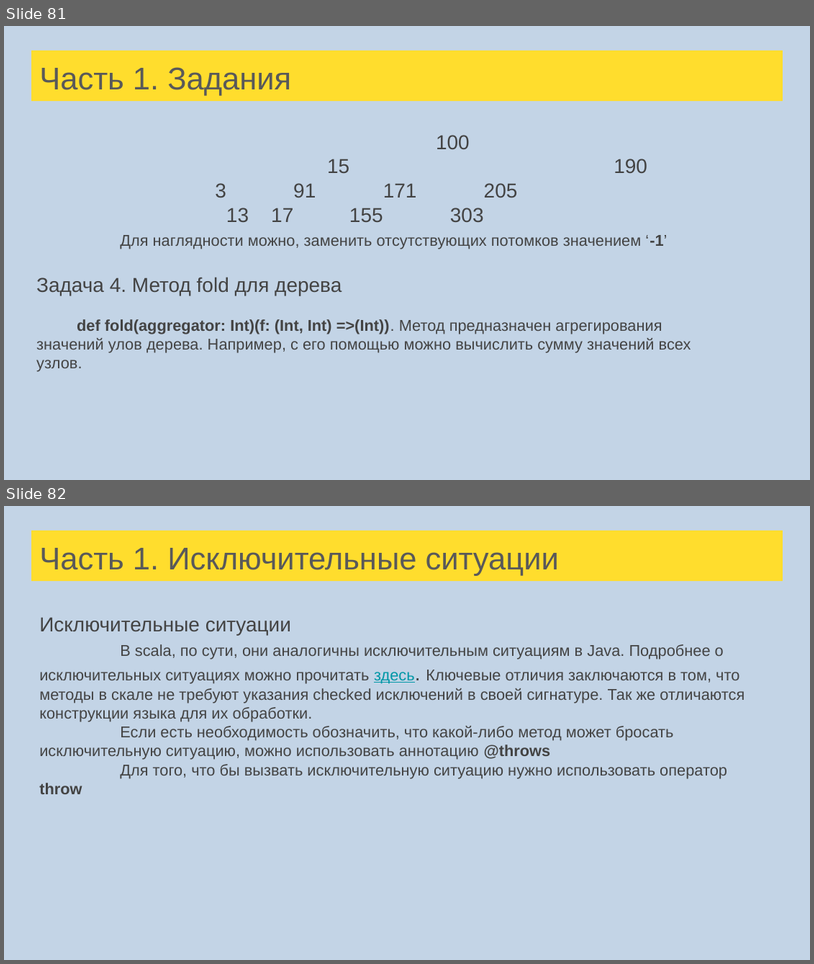
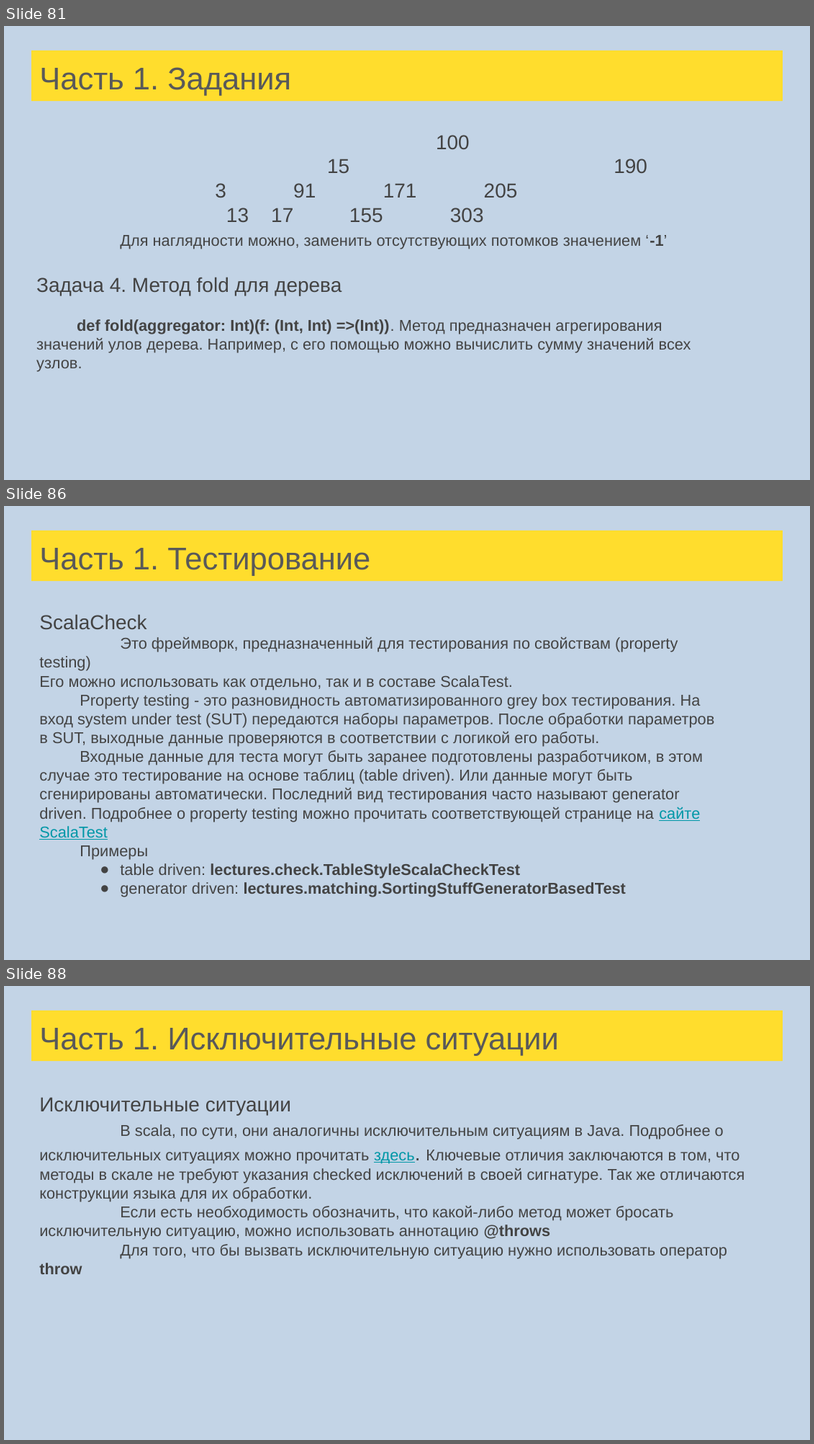
Before and after one commit to sergeypopov83/scala-school, a slide deck: src/main/resources/Лекции Scala для FinTech.pptx. Shown one above the other, each under a label of ours: slides 81 and 82 before the commit, slides 81, 86 and 88 after it; the slides between them are not shown. The pictures are 814x964 and 814x1444 pixels, drawn with LibreOffice and Linux fonts; fonts in the diff are those of the drawing. Boxes give left, top, right and bottom in pixels: in the first picture for what was removed or moved away, otherwise in the second. Text is boxed around its words. In the diff, an @@ line names an element or a change of style, - is before the commit and + after.

```diff
--- a/src/main/resources/Лекции Scala для FinTech.pptx
+++ b/src/main/resources/Лекции Scala для FinTech.pptx
@@ slide 86 added at [4, 506, 810, 960], background #C3D4E6 @@
@@ title added at [31, 530, 783, 581], fill #FFDD2D, 28 pt, text #595959 @@
+Часть 1. Тестирование
@@ text added at [39, 614, 715, 897], 14 pt, text #434343 @@
+ScalaCheck
+Это фреймворк, предназначенный для тестирования по свойствам (property testing)
+Его можно использовать как отдельно, так и в составе ScalaTest.
+Property testing - это разновидность автоматизированного grey box тестирования. На вход system under test (SUT) передаются наборы параметров. После обработки параметров в SUT, выходные данные проверяются в соответствии с логикой его работы.
+Входные данные для теста могут быть заранее подготовлены разработчиком, в этом случае это тестирование на основе таблиц (table driven). Или данные могут быть сгенирированы автоматически. Последний вид тестирования часто называют generator driven. Подробнее о property testing можно прочитать соответствующей странице на сайте ScalaTest
+Примеры
+● table driven: lectures.check.TableStyleScalaCheckTest
+● generator driven: lectures.matching.SortingStuffGeneratorBasedTest
@@ what was slide 82 is now slide 88 @@
```
Also in this commit, not shown: 3 slides changed, 9 other slides added, 8 other files.
